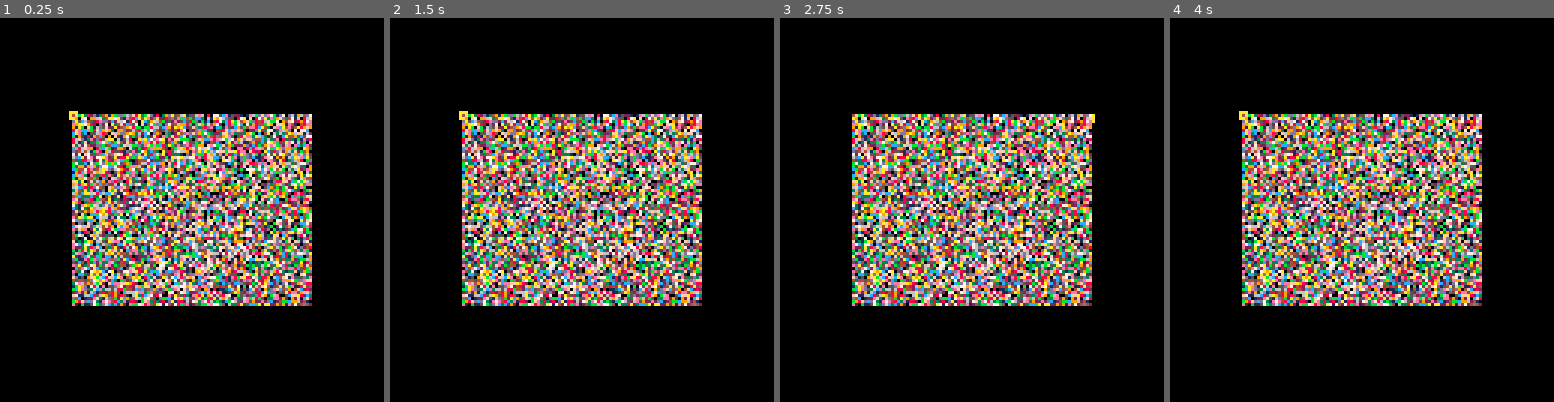
Above: before the commit, frames 1-4 (left to right).
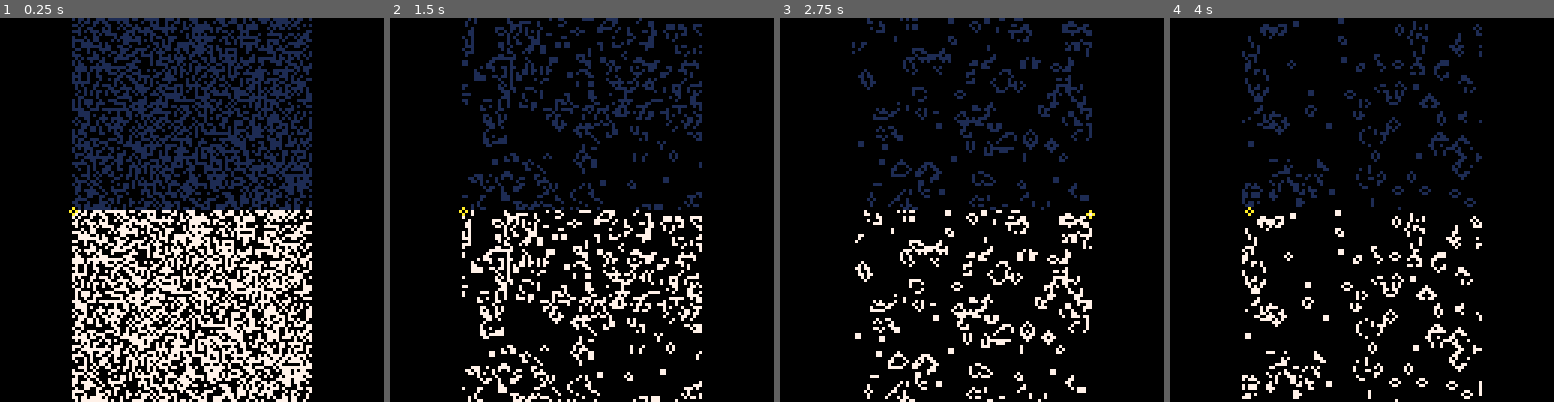
Above: after the commit, the same moments.

Repository: erwinbonsma/PicoGarden
Game: PICO-8 cartridge picogarden.p8
Two runs of this game, one before a commit and one after it. Both use one fixed random seed, a clock stepped at 60 frames per second and the inputs below.
Inputs:
- Up to frame 1 (0.25 s): no input
- Up to frame 2 (1.5 s): tap O (Z key) at 0.33, 0.7, 1.43 s; tap X (X key) at 1.07 s
- Up to frame 3 (2.75 s): hold Left 1.97-2.37 s; tap X (X key) at 2.07, 2.4, 2.73 s; tap O (Z key) at 2.22 s; hold Down from 2.42 s (still down)
- Up to frame 4 (4 s): release Down at 2.82 s; hold Right 2.87-3.53 s; tap X (X key) at 3.07, 3.4, 3.73 s; tap O (Z key) at 3.1, 3.98 s; hold Up from 3.58 s (still down)

The runs differ from the first frame. In frame 1, 45% of the frame differs, in the area x 17-82%, y 0-100%; in frame 2, 36%; in frame 3, 34%; in frame 4, 33%.

Commit message:
Optimize drawing

Diff:
--- a/picogarden.p8
+++ b/picogarden.p8
@@ -305,40 +305,82 @@
 end
 
 -->8
+function init_expand()
+ local expand={}
+
+ for i=0,255 do
+  local x=i>>16
+  x=(x|x<<12)&0x000f.000f
+  x=(x|x<< 6)&0x0303.0303
+  x=(x|x<< 3)&0x1111.1111
+  expand[i]=x
+ end
+
+ return expand
+end
+
 function _init()
  gols={}
  for i=1,4 do
   gols[i]=ca:new(
    0x4400+i*6*64,80,64,true
   )
+  --gols[i]:reset()
   gols[i]:randomize()
  end
  cx=0
  cy=0
  play=false
  t=0
+
+ expand=init_expand()
 end
 
 function _draw()
  cls()
 
- if not play then
-  rectfill(
-   cx+23,cy+31,cx+25,cy+33,10
-  )
- end
-
- for x=0,79 do
+ local d0=0x6000+12
+ for i=1,1 do
+  local bg=gols[i].bitgrid
   for y=0,63 do
-   local v=0
-   for i=1,4 do
+   local d=d0+y*64
+   local rb=80
+   local a=bg.a0+(y+1)*gols[i].bpr
+   local rbpu=bpu_ca
+   while rb>0 do
+    local v
+    local nb=min(rbpu,rb)
+    if rbpu>=8 then
+     v=(
+      $a>>>(bpu_ca-rbpu)
+     )&0x0.00ff
+     rbpu-=8
+    else
+     v=$a>>>(bpu_ca-rbpu)
+     --todo
+     a+=4
+     v|=($a<<rbpu)&0x0.00ff
+     rbpu=bpu_ca-(8-rbpu)
+    end
+    rb-=8
+    v=v<<16
+    poke4(
+     d,expand[v]
+    )
+    d+=4
+   end
+   for x=0,79 do
     if gols[i]:get(x,y) then
-     v+=1<<(i-1)
+     pset(x+24,y+64,7)
     end
-	  end
-	  pset(x+24,y+32,v)
+   end
   end
  end
+ color(10)
+ pset(cx+23,cy+64)
+ pset(cx+25,cy+64)
+ pset(cx+24,cy+63)
+ pset(cx+24,cy+65)
 end
 
 function _update()
@@ -355,6 +397,11 @@
   cx=(cx+1)%80
  end
  if btnp(❎) then
+  if gols[1]:get(cx,cy) then
+   gols[1]:clr(cx,cy)
+  else
+   gols[1]:set(cx,cy)
+  end
  end
  if btnp(🅾️) then
   play=not play
